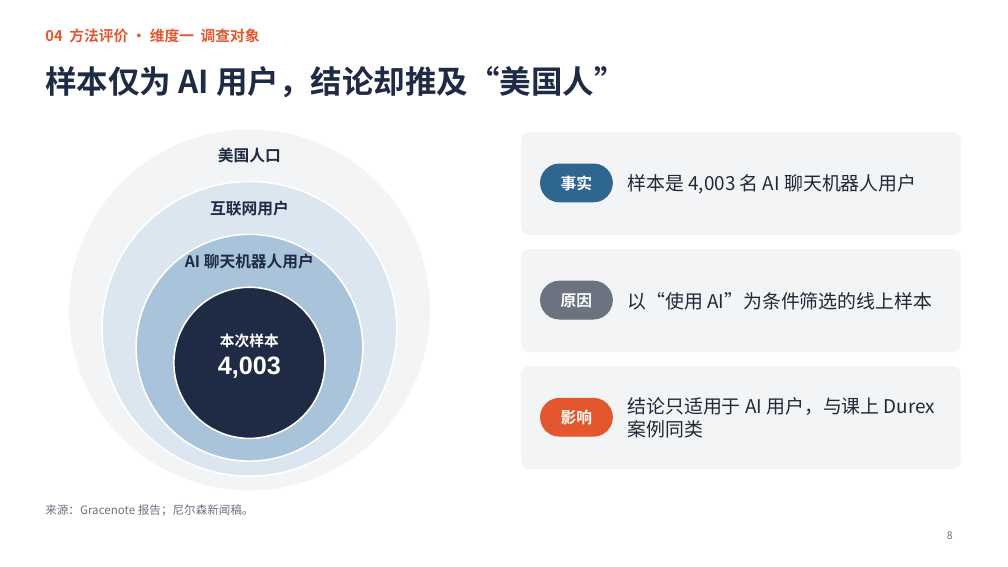
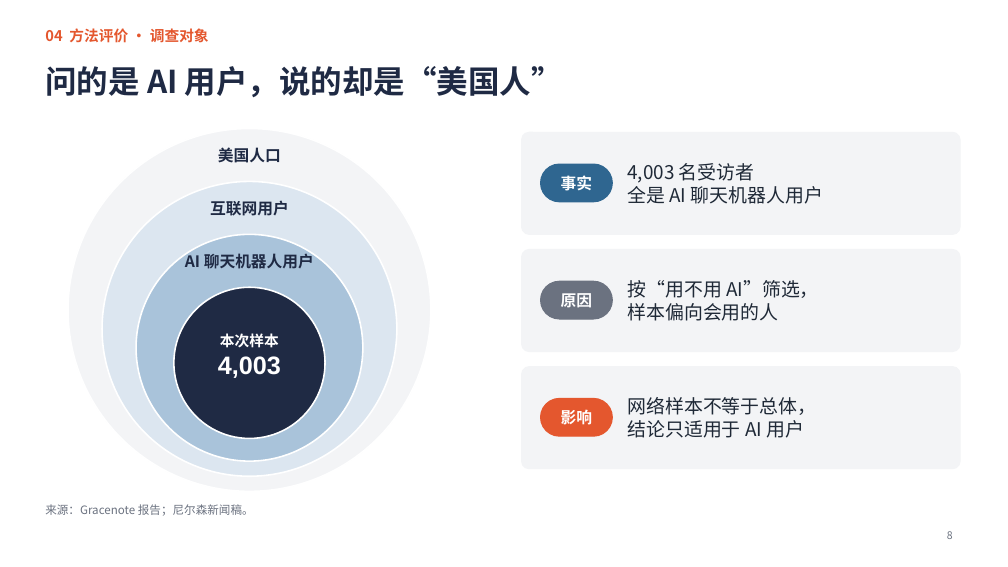
Before and after one commit to jayleo113/ppt, a slide deck: slide 8 of Gracenote报告解读_课堂汇报.pptx. Drawn at 1008x567 pixels with LibreOffice and Linux fonts; fonts in the diff are those of the drawing. Boxes give left, top, right and bottom in pixels: in the first picture for what was removed or moved away, otherwise in the second. Text is boxed around its words. In the diff, an @@ line names an element or a change of style, - is before the commit and + after.

```diff
--- a/Gracenote报告解读_课堂汇报.pptx
+++ b/Gracenote报告解读_课堂汇报.pptx
@@ text at box(45, 28, 209, 43): text changed @@
-04 方法评价 · 维度一 调查对象
+04 方法评价 · 调查对象
@@ title at box(45, 66, 563, 97): text changed @@
-样本仅为 AI 用户，结论却推及“美国人”
+问的是 AI 用户，说的却是“美国人”
@@ text at box(627, 163, 823, 204): text changed @@
-样本是 4,003 名 AI 聊天机器人用户
+4,003 名受访者
+全是 AI 聊天机器人用户
@@ text at box(627, 280, 819, 321): text changed @@
-以“使用 AI”为条件筛选的线上样本
+按“用不用 AI”筛选，
+样本偏向会用的人
@@ text at box(627, 397, 816, 438): text changed @@
-结论只适用于 AI 用户，与课上 Durex 案例同类
+网络样本不等于总体，
+结论只适用于 AI 用户
```
Also in this commit, not shown: 12 other slides changed, 4 other files.
